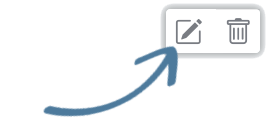
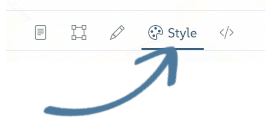
Revision of a layered 270 × 136 image; what changed, layer by layer:
added layer "Eingefügte Ebene" above "Pasted Layer" over [5, 0, 266, 63]
hid "Pasted Layer" over [160, 3, 266, 59]
